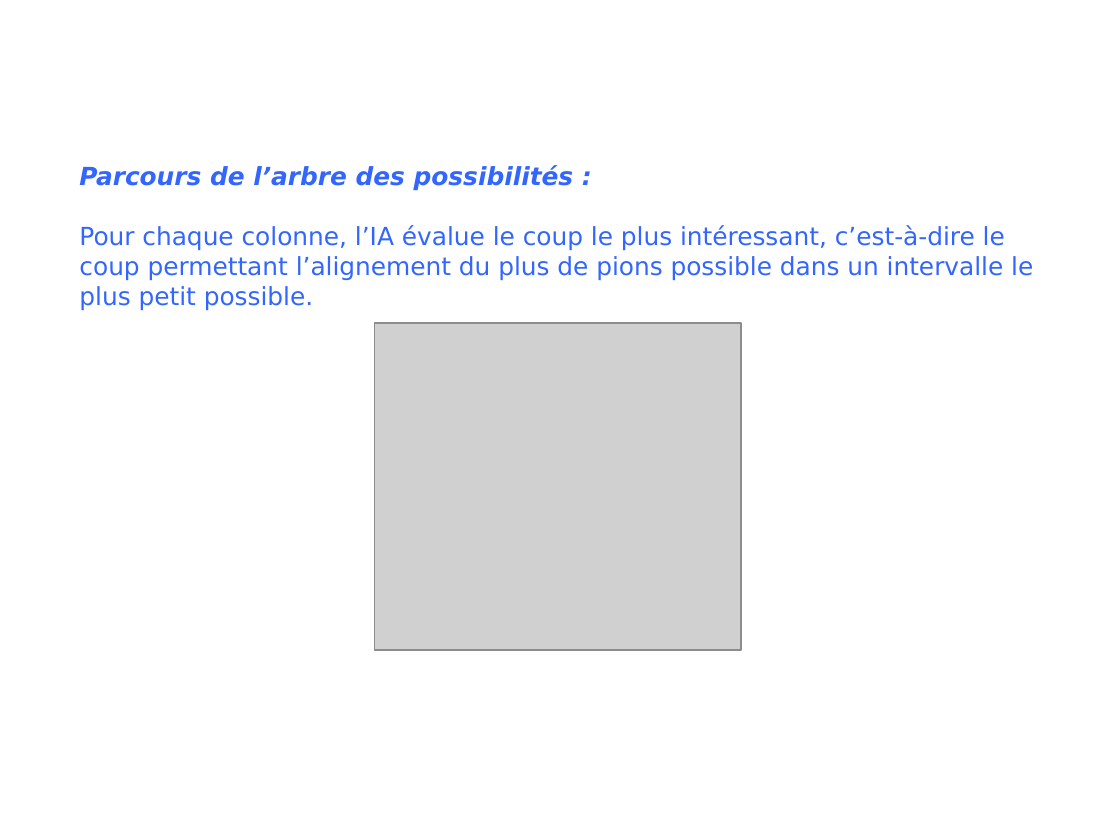
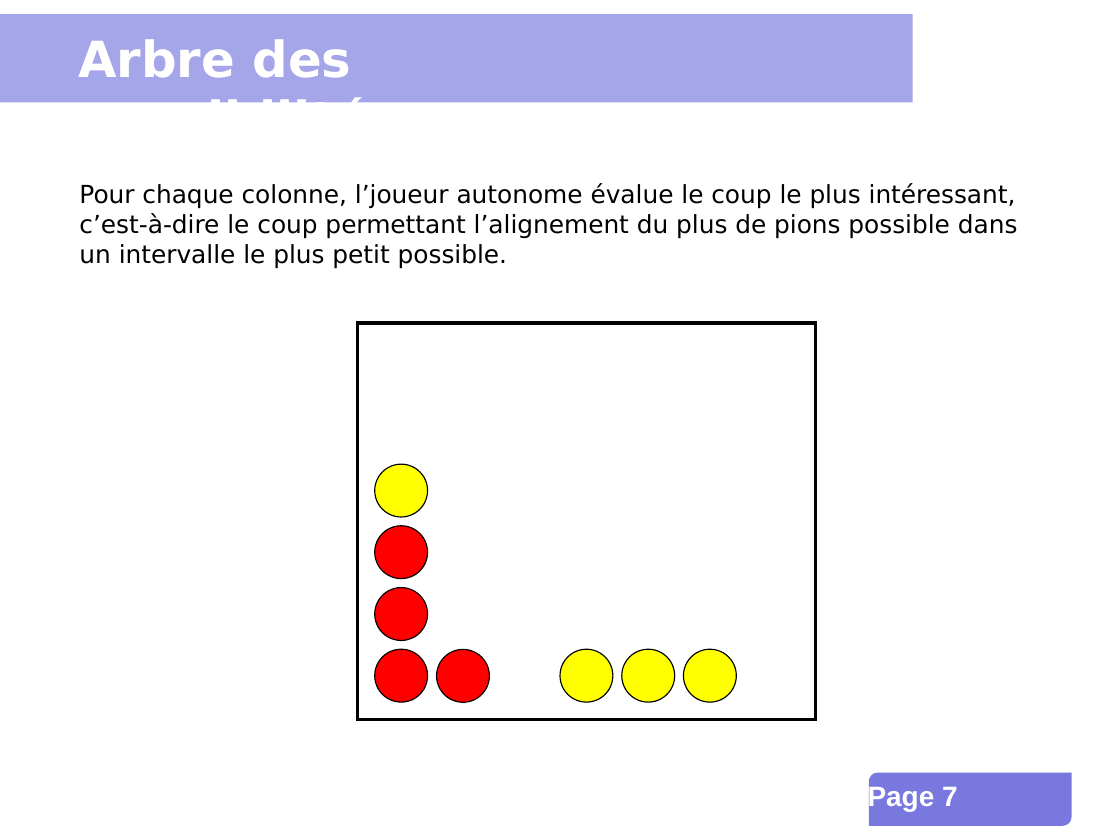
Before and after one commit to INSA-4IF-H4404-2013-2014/Connect-Four, a slide deck: slide 7 of presentation.ppt (slide 8 before the commit). Drawn at 1120x840 pixels with LibreOffice and Linux fonts; fonts in the diff are those of the drawing; grey boxes stand for pictures; background and template pictures are left out. Boxes give left, top, right and bottom in pixels: in the first picture for what was removed or moved away, otherwise in the second. Text is boxed around its words. In the diff, an @@ line names an element or a change of style, - is before the commit and + after.

```diff
--- a/presentation.ppt
+++ b/presentation.ppt
@@ rectangle added at (x1=0, y1=15, x2=913, y2=103), fill #A5A5E9 @@
@@ text removed at (x1=72, y1=6, x2=693, y2=77) @@
-L’intelligence artificielle
@@ text added at (x1=78, y1=39, x2=398, y2=102), 32 pt, text #FFFFFF, bold @@
+Arbre des possibilités
@@ text at (x1=79, y1=183, x2=1018, y2=269): text changed; text colour #3366FF to #000000 @@
-Parcours de l’arbre des possibilités :
-Pour chaque colonne, l’IA évalue le coup le plus intéressant, c’est-à-dire le coup permettant l’alignement du plus de pions possible dans un intervalle le plus petit possible.
+Pour chaque colonne, l’joueur autonome évalue le coup le plus intéressant, c’est-à-dire le coup permettant l’alignement du plus de pions possible dans un intervalle le plus petit possible.
@@ rectangle added at (x1=357, y1=323, x2=815, y2=719), fill #FFFFFF, outline #000000 2.01 pt @@
@@ picture removed at (x1=375, y1=323, x2=741, y2=650) @@
@@ ellipse added at (x1=375, y1=464, x2=428, y2=516), fill #FFFF00, outline #000000 0.74 pt @@
@@ ellipse added at (x1=375, y1=525, x2=428, y2=578), fill #FF0000, outline #000000 0.74 pt @@
@@ ellipse added at (x1=375, y1=588, x2=428, y2=641), fill #FF0000, outline #000000 0.74 pt @@
@@ ellipse added at (x1=375, y1=650, x2=428, y2=702), fill #FF0000, outline #000000 0.74 pt @@
@@ ellipse added at (x1=437, y1=650, x2=489, y2=702), fill #FF0000, outline #000000 0.74 pt @@
@@ ellipse added at (x1=560, y1=650, x2=613, y2=702), fill #FFFF00, outline #000000 0.74 pt @@
@@ ellipse added at (x1=622, y1=650, x2=674, y2=702), fill #FFFF00, outline #000000 0.74 pt @@
@@ ellipse added at (x1=683, y1=650, x2=736, y2=702), fill #FFFF00, outline #000000 0.74 pt @@
@@ freeform shape added at (x1=869, y1=773, x2=1072, y2=825), fill #7878DE @@
@@ page number at (x1=868, y1=784, x2=958, y2=811): text changed @@
-Page 8
+Page 7
```
Also in this commit, not shown: 4 other slides changed, 11 slides added, 7 slides removed.
